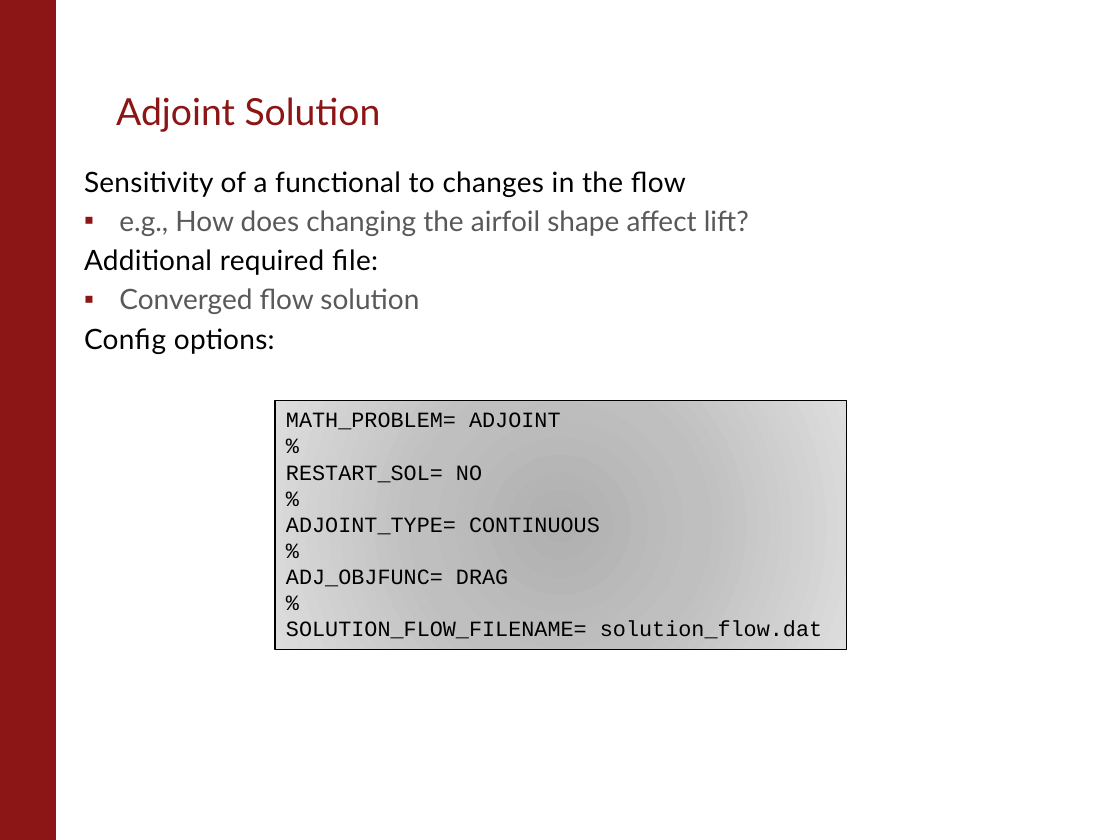
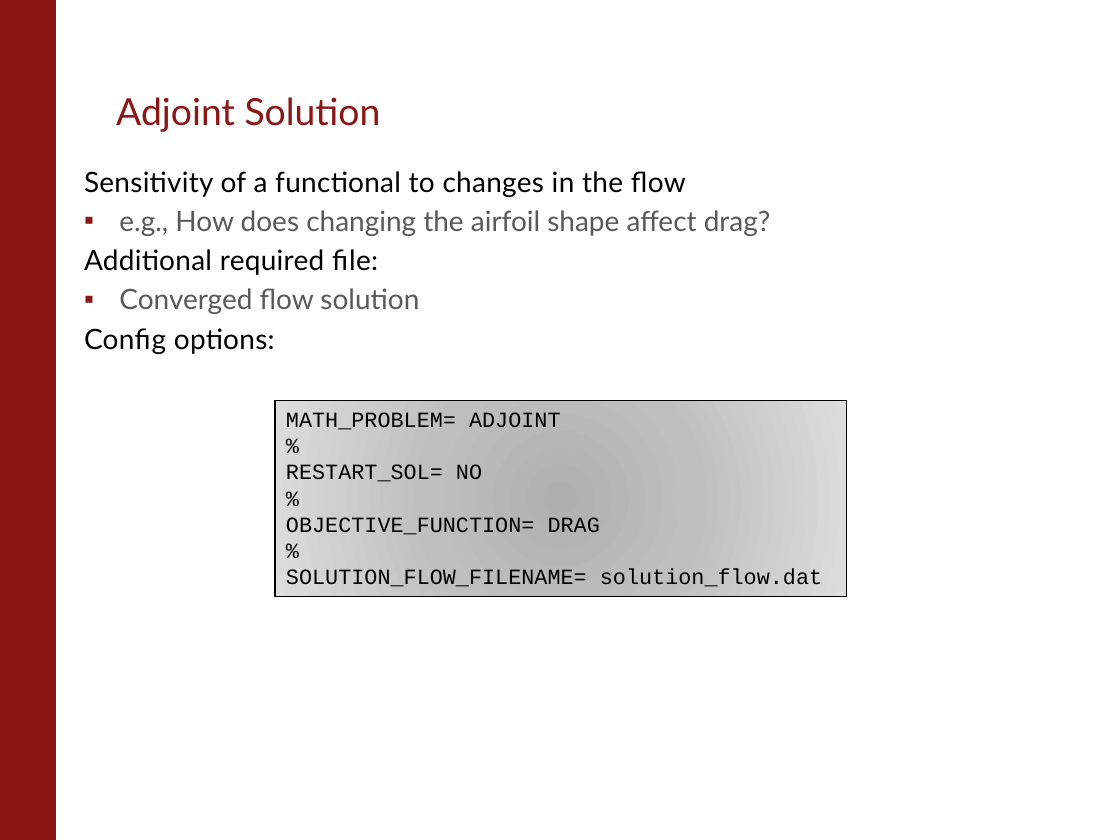
Before and after one commit to su2code/Documentation, a slide deck: slide 9 of Presentations/1st Workshop/Running_SU2.pptx (slide 10 before the commit). Drawn at 1120x840 pixels with LibreOffice and Linux fonts; fonts in the diff are those of the drawing; background and template pictures are left out. Boxes give left, top, right and bottom in pixels: in the first picture for what was removed or moved away, otherwise in the second. Text is boxed around its words. In the diff, an @@ line names an element or a change of style, - is before the commit and + after.

```diff
--- a/Presentations/1st Workshop/Running_SU2.pptx
+++ b/Presentations/1st Workshop/Running_SU2.pptx
@@ text at (119, 210, 771, 236): text changed @@
-  ▪ e.g., How does changing the airfoil shape affect lift?
+  ▪ e.g., How does changing the airfoil shape affect drag?
@@ rectangle "MATH_PROBLEM= ADJOINT": place and size @@
-rectangle "MATH_PROBLEM= ADJOINT" at (276, 401, 847, 650)
+rectangle "MATH_PROBLEM= ADJOINT" at (276, 401, 847, 597)
@@ text in rectangle at (286, 517, 600, 535): text changed @@
-ADJOINT_TYPE= CONTINUOUS
-%
-ADJ_OBJFUNC= DRAG
+OBJECTIVE_FUNCTION= DRAG
```
Also in this commit, not shown: 3 other slides changed, 2 slides added, 1 slide removed, 1 other file.
